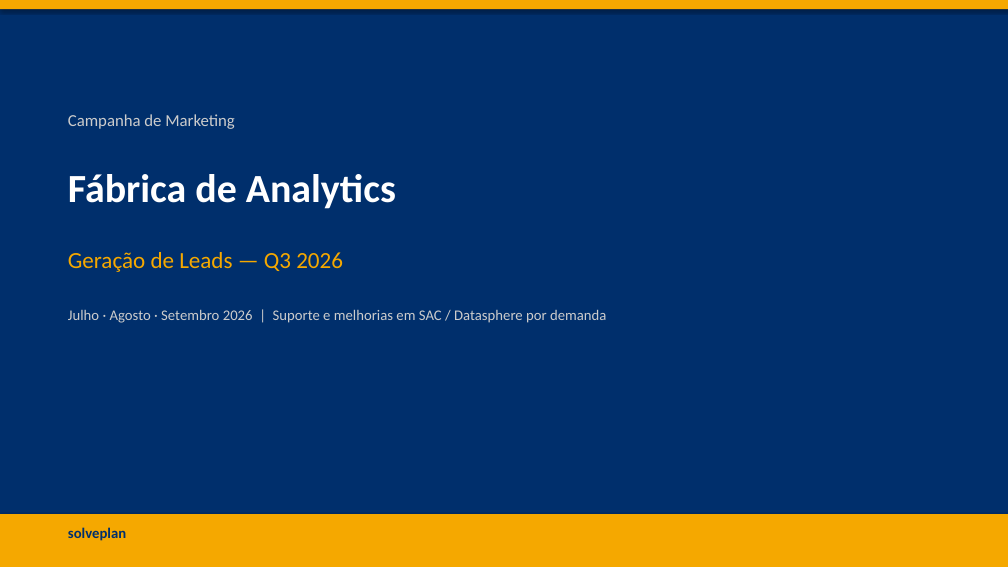
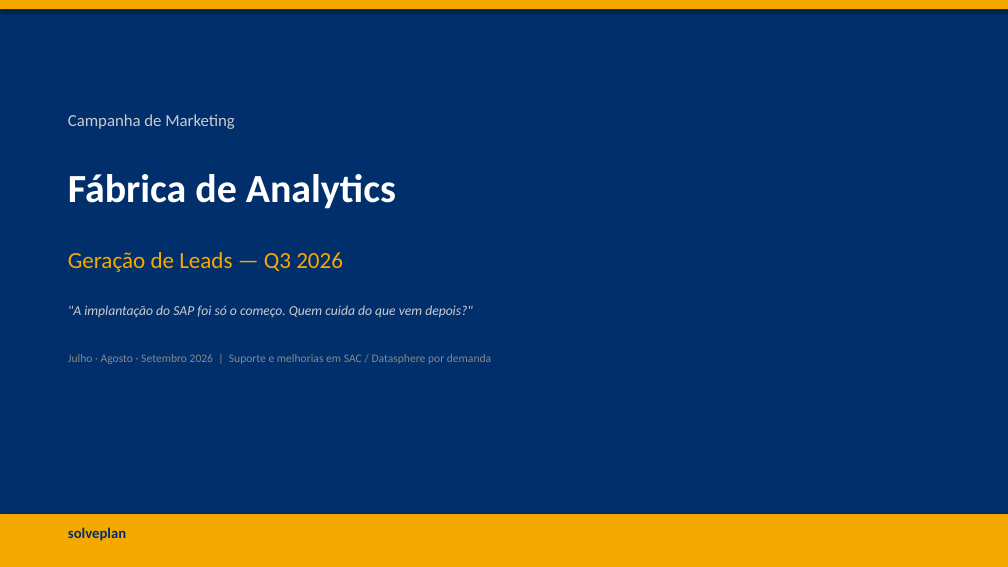
Before and after one commit to frsant96-gif/marketing-agents, a slide deck: slide 1 of marketing/campanhas/fabrica-de-analytics-q3-2026/Fabrica_Analytics_Q3_2026_Campanha.pptx. Drawn at 1008x567 pixels with LibreOffice and Linux fonts; fonts in the diff are those of the drawing. Boxes give left, top, right and bottom in pixels: in the first picture for what was removed or moved away, otherwise in the second. Text is boxed around its words. In the diff, an @@ line names an element or a change of style, - is before the commit and + after.

```diff
--- a/marketing/campanhas/fabrica-de-analytics-q3-2026/Fabrica_Analytics_Q3_2026_Campanha.pptx
+++ b/marketing/campanhas/fabrica-de-analytics-q3-2026/Fabrica_Analytics_Q3_2026_Campanha.pptx
@@ text added at (68, 305, 473, 318), 13 pt, text #CCCCCC, italic @@
+"A implantação do SAP foi só o começo. Quem cuida do que vem depois?"
@@ text "Julho · Agosto · Setembro ...": place and size @@
-text "Julho · Agosto · Setembro ..." at (68, 309, 606, 323)
+text "Julho · Agosto · Setembro ..." at (68, 354, 491, 364)
@@ text "Julho · Agosto · Setembro ..." at (68, 354, 491, 364): size 14 to 11 pt, text colour #CCCCCC to #888888 @@
```
Also in this commit, not shown: 2 other slides changed, 1 slide added, 2 other files.
